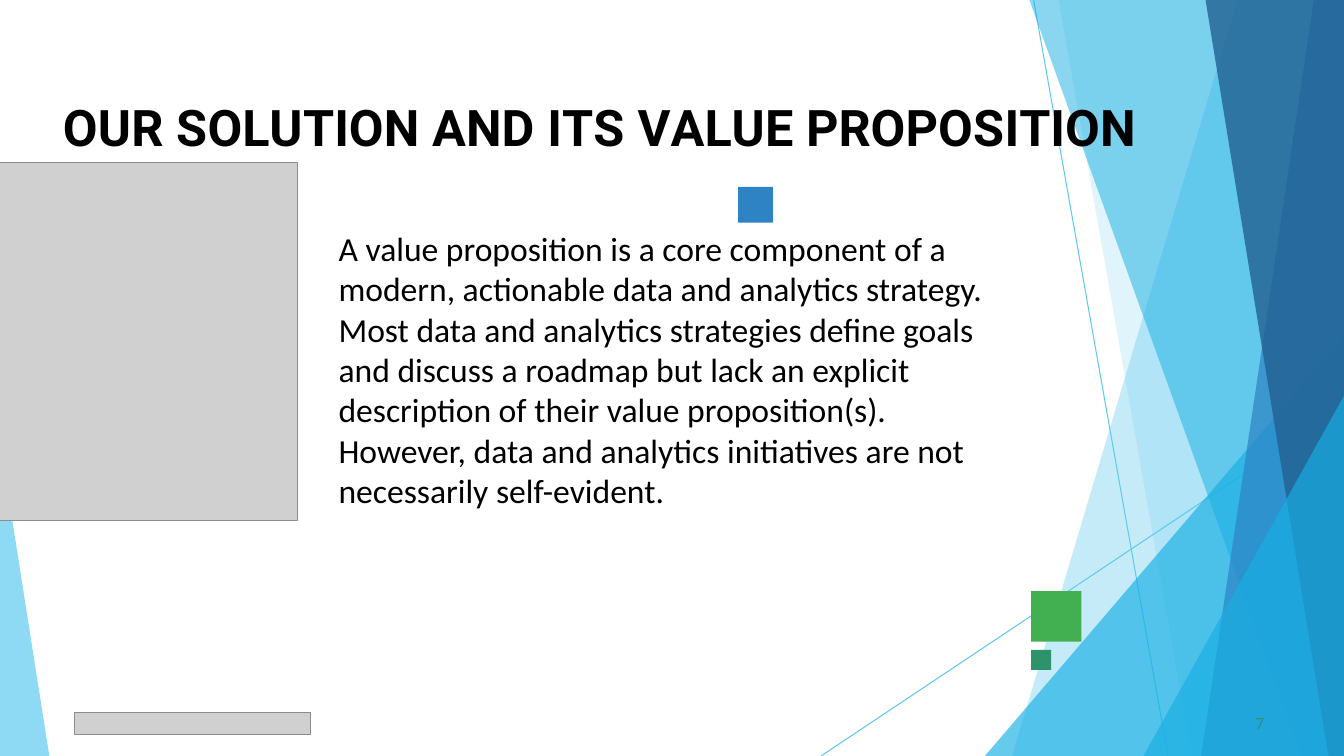
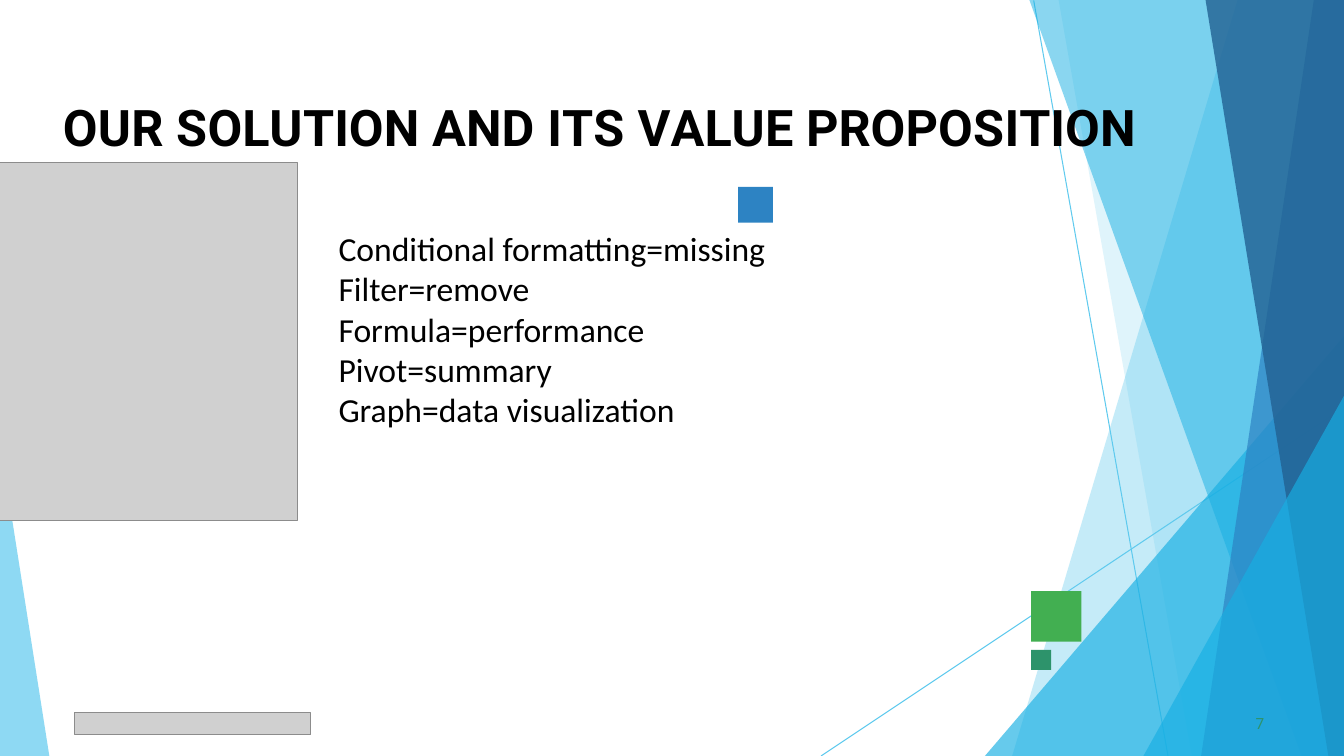
Before and after one commit to Raahina1/TNSDC-DA-EXCEL-, a slide deck: slide 7 of Employee_Data_Analysis_2.pptx raahina.pptx. Drawn at 1344x756 pixels with LibreOffice and Linux fonts; fonts in the diff are those of the drawing; grey boxes stand for pictures. Boxes give left, top, right and bottom in pixels: in the first picture for what was removed or moved away, otherwise in the second. Text is boxed around its words. In the diff, an @@ line names an element or a change of style, - is before the commit and + after.

```diff
--- a/Employee_Data_Analysis_2.pptx raahina.pptx
+++ b/Employee_Data_Analysis_2.pptx raahina.pptx
@@ text at (339, 237, 765, 428): text changed @@
-A value proposition is a core component of a modern, actionable data and analytics strategy. Most data and analytics strategies define goals and discuss a roadmap but lack an explicit description of their value proposition(s). However, data and analytics initiatives are not necessarily self-evident.
+Conditional formatting=missing
+Filter=remove
+Formula=performance
+Pivot=summary
+Graph=data visualization
```
Also in this commit, not shown: 2 other slides changed.
